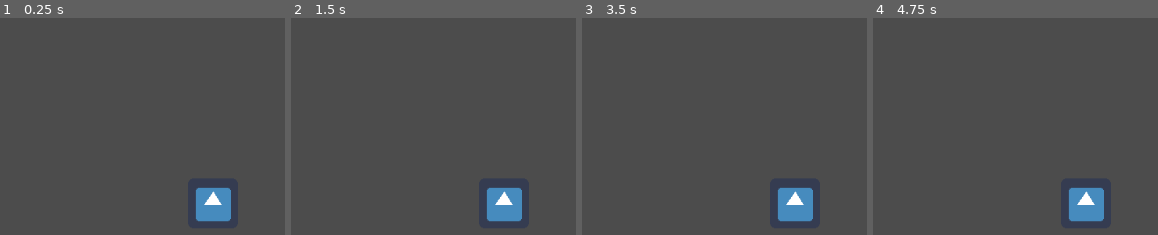
Above: before the commit, frames 1-4 (left to right).
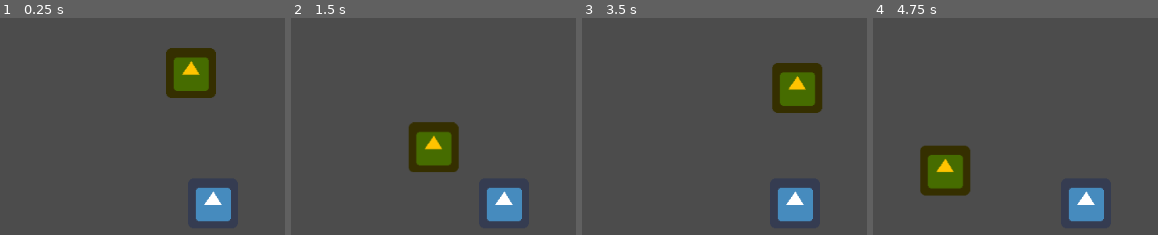
Above: after the commit, the same moments.

Repository: jasonmccollum/godot_github_test
Game: Godot game, scene res://root_scene.tscn
The game is run twice, just before and just after one commit, with the same random seed, the same clock (stepped at 60 frames per second) and the same inputs. The engine's default icon, where the game draws it, is replaced by a stand-in: a white triangle on a blue panel in a dark square.
Inputs:
- Up to frame 1 (0.25 s): no input
- Up to frame 2 (1.5 s): no input
- Up to frame 3 (3.5 s): no input
- Up to frame 4 (4.75 s): no input

The runs differ from the first frame. In frame 1, 4.0% of the frame differs, in the area x 58-76%, y 13-37%; in frame 2, 4.0%; in frame 3, 4.0%; in frame 4, 4.1%, in the area x 16-35%, y 58-83%.

Commit message:
jason new scene test

Diff:
--- /dev/null
+++ b/jason_test.gd
@@ -0,0 +1,11 @@
+extends Node2D
+
+
+# Declare member variables here. Examples:
+# var a = 2
+# var b = "text"
+
+
+# Called when the node enters the scene tree for the first time.
+func _ready():
+	$AnimationPlayer.play('default')
--- /dev/null
+++ b/jason_test.tscn
@@ -0,0 +1,40 @@
+[gd_scene load_steps=4 format=2]
+
+[ext_resource path="res://icon.png" type="Texture" id=1]
+[ext_resource path="res://jason_test.gd" type="Script" id=2]
+
+[sub_resource type="Animation" id=1]
+resource_name = "default"
+length = 3.0
+loop = true
+tracks/0/type = "bezier"
+tracks/0/path = NodePath("Sprite:position:x")
+tracks/0/interp = 1
+tracks/0/loop_wrap = true
+tracks/0/imported = false
+tracks/0/enabled = true
+tracks/0/keys = {
+"points": PoolRealArray( 0, -0.25, 0, 0.25, 0, 97.7408, -0.25, 0, 0.25, 0, -186.003, -0.25, 0, 0.25, 0, -13.6711, -0.25, 0, 0.25, 0 ),
+"times": PoolRealArray( 0, 1, 2, 3 )
+}
+tracks/1/type = "bezier"
+tracks/1/path = NodePath("Sprite:position:y")
+tracks/1/interp = 1
+tracks/1/loop_wrap = true
+tracks/1/imported = false
+tracks/1/enabled = true
+tracks/1/keys = {
+"points": PoolRealArray( 0, -0.25, 0, 0.25, 0, 60.0163, -0.25, 0, 0.25, 0, 152.732, -0.25, 0, 0.25, 0, -193.647, -0.25, 0, 0.25, 0 ),
+"times": PoolRealArray( 0, 1, 2, 3 )
+}
+
+[node name="jason_test" type="Node2D"]
+script = ExtResource( 2 )
+
+[node name="AnimationPlayer" type="AnimationPlayer" parent="."]
+anims/default = SubResource( 1 )
+
+[node name="Sprite" type="Sprite" parent="."]
+modulate = Color( 1, 0.772549, 0, 1 )
+position = Vector2( -158.789, 143.839 )
+texture = ExtResource( 1 )
--- a/root_scene.tscn
+++ b/root_scene.tscn
@@ -1,9 +1,13 @@
-[gd_scene load_steps=2 format=2]
+[gd_scene load_steps=3 format=2]
 
 [ext_resource path="res://icon.png" type="Texture" id=1]
+[ext_resource path="res://jason_test.tscn" type="PackedScene" id=2]
 
 [node name="root_scene" type="Node2D"]
 
 [node name="icon" type="Sprite" parent="."]
 position = Vector2( 407, 262 )
 texture = ExtResource( 1 )
+
+[node name="jason_test" parent="." instance=ExtResource( 2 )]
+position = Vector2( 360.896, 84.0724 )
